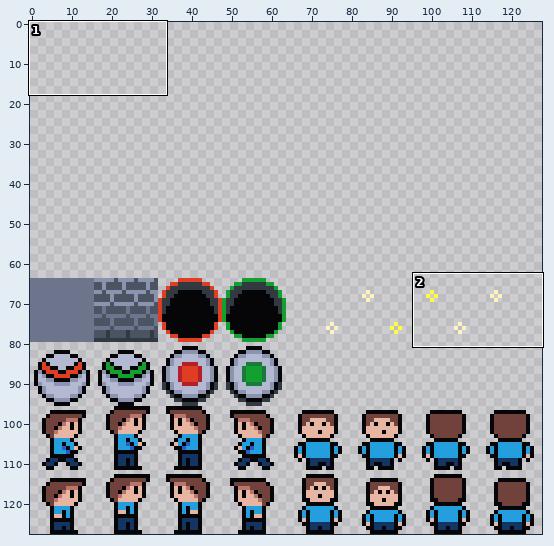
Two states of a pixel-art file, Assets/Sprites/Raw/RollingRocks.ase. The first picture is a wide view before the edit; the outline marks the close-up.
Close-up. Before the edit:
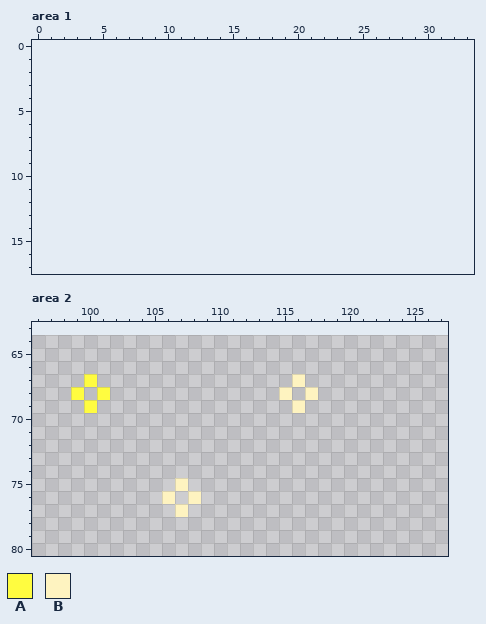
128x64 pixels, 1 frame. Shown: area 1: x 0..33, y 0..17; area 2: x 96..127, y 63..80. The old version is drawn lined up with the new one, on the new canvas. The commit also changed other parts of the picture, which this record leaves out.
Palette (. is transparent): A #fffc40  B #fef3c0
Pixels before, area 2, first column x 99:
67 .A...............B.
68 A.A.............B.B
69 .A...............B.
70 ...................
71 ...................
72 ...................
73 ...................
74 ...................
75 ........B..........
76 .......B.B.........
77 ........B..........
New version:
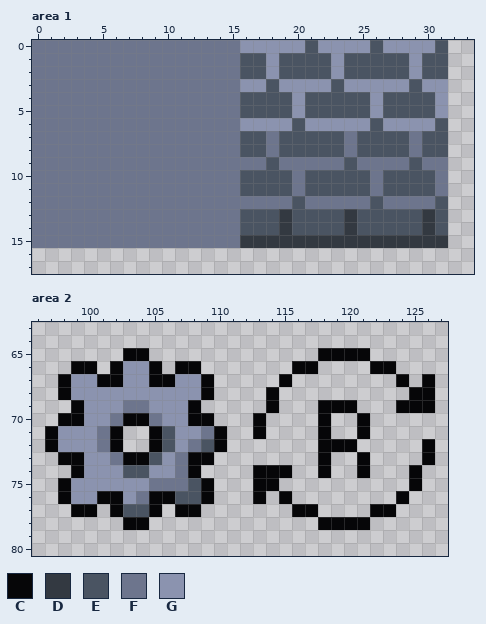
Colours new in this view: C #060608  D #333941  E #4a5462  F #6d758d  G #8b93af
The edit:
canvas 128x64 -> 128x128, the old top-left corner now at 0,64
Area 1:
y 0: x 0..31 ................................ -> FFFFFFFFFFFFFFFFGGGGGEGGGGEGGGGE
y 1..2: x 0..31 ................................ -> FFFFFFFFFFFFFFFFEEGEEEEGEEEEEGEE
y 3: x 0..31 ................................ -> FFFFFFFFFFFFFFFFGGEGGGGEGGGGGEGG
y 4..5: x 0..31 ................................ -> FFFFFFFFFFFFFFFFEEEEGEEEEEGEEEEG
y 6: x 0..31 ................................ -> FFFFFFFFFFFFFFFFGGGGEGGGGGEGGGGE
y 7..8: x 0..31 ................................ -> FFFFFFFFFFFFFFFFEEFEEEEEFEEEEFEE
y 9: x 0..31 ................................ -> FFFFFFFFFFFFFFFFFFEFFFFFEFFFFEFF
y 10..11: x 0..31 ................................ -> FFFFFFFFFFFFFFFFEEEEFEEEEEFEEEEF
y 12: x 0..31 ................................ -> FFFFFFFFFFFFFFFFFFFFEFFFFFEFFFFE
y 13..14: x 0..31 ................................ -> FFFFFFFFFFFFFFFFEEEDEEEEDEEEEEDE
y 15: x 0..31 ................................ -> FFFFFFFFFFFFFFFFDDDDDDDDDDDDDDDD
Area 2:
y 65: x 103..104 .. -> CC; x 118..121 .... -> CCCC
y 66: x 99..100 .. -> CC; x 102..105 .... -> CGGC; x 107..108 .. -> CC; x 116..117 .. -> CC; x 122..123 .. -> CC
y 67: x 98..109 ..A......... -> CGGCCGGCCGGC; x 115..116 .B -> C.; x 124 . -> C; x 126 . -> C
y 68: x 98..109 .A.A........ -> CGGGGGGGGGGC; x 114..115 .B -> C.; x 117 B -> .; x 125..126 .. -> CC
y 69: x 99..108 .A........ -> CGGGFFGGGC; x 114 . -> C; x 116 B -> .; x 118..120 ... -> CCC; x 124..126 ... -> CCC
y 70: x 98..109 ............ -> CCGGFCCFGGCC; x 113 . -> C; x 118 . -> C; x 121 . -> C
y 71: x 97..102 ...... -> CGGGFC; x 105..110 ...... -> CEGGFC; x 113 . -> C; x 118 . -> C; x 121 . -> C
y 72: x 97..102 ...... -> CGGGFC; x 105..110 ...... -> CEGFEC; x 118..120 ... -> CCC; x 126 . -> C
y 73: x 98..109 ............ -> CCGGFCCEGFCC; x 118 . -> C; x 121 . -> C; x 126 . -> C
y 74: x 99..108 .......... -> CGGGEEGGFC; x 113..115 ... -> CCC; x 118 . -> C; x 121 . -> C; x 125 . -> C
y 75: x 98..109 .........B.. -> CGGGGGGFFFEC; x 113..114 .. -> CC; x 125 . -> C
y 76: x 98..109 ........B.B. -> CGGCCGFCCEEC; x 113 . -> C; x 115 . -> C; x 124 . -> C
y 77: x 99..100 .. -> CC; x 102..105 .... -> CEEC; x 107..108 B. -> CC; x 116..117 .. -> CC; x 122..123 .. -> CC
y 78: x 103..104 .. -> CC; x 118..121 .... -> CCCC
Changed places in both close-ups, as pixel boxes (x1, y1, x2, y2):
added: (32, 40, 448, 248)
changed: (45, 348, 435, 530)
